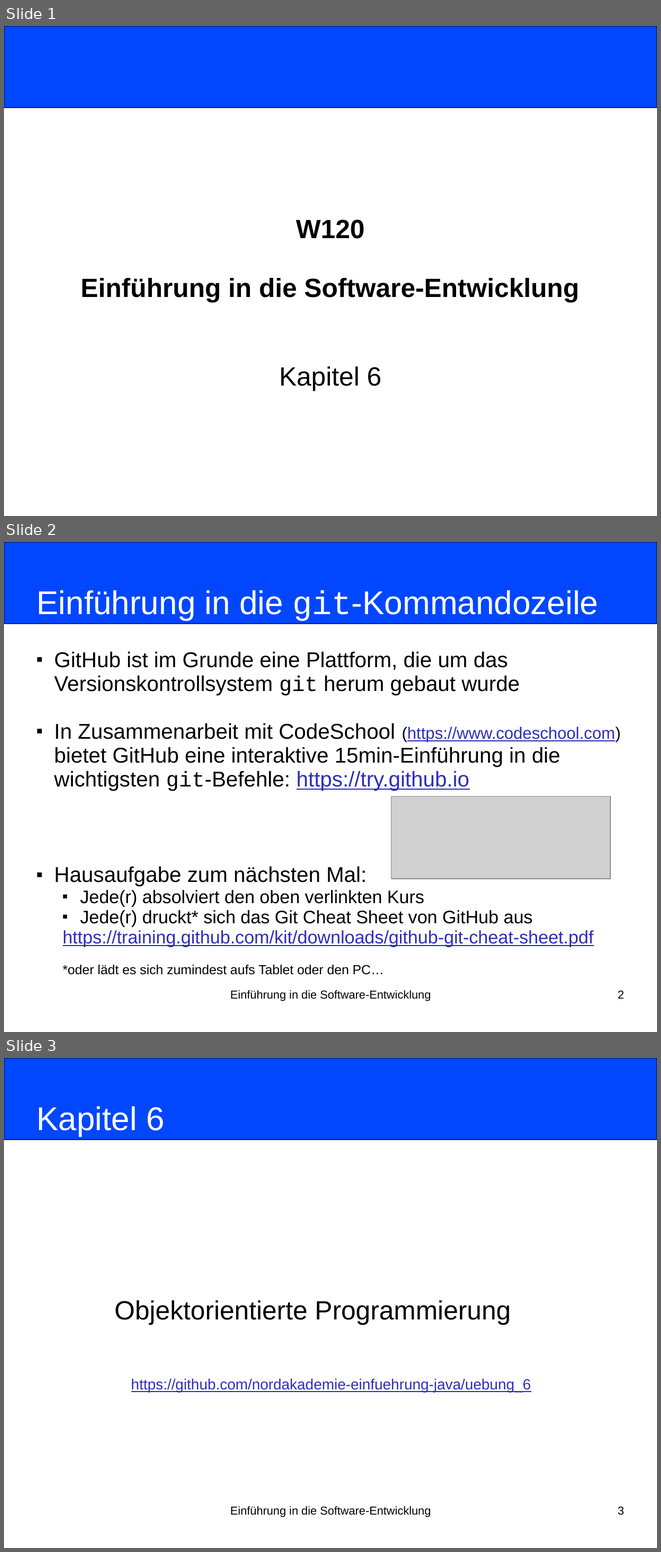
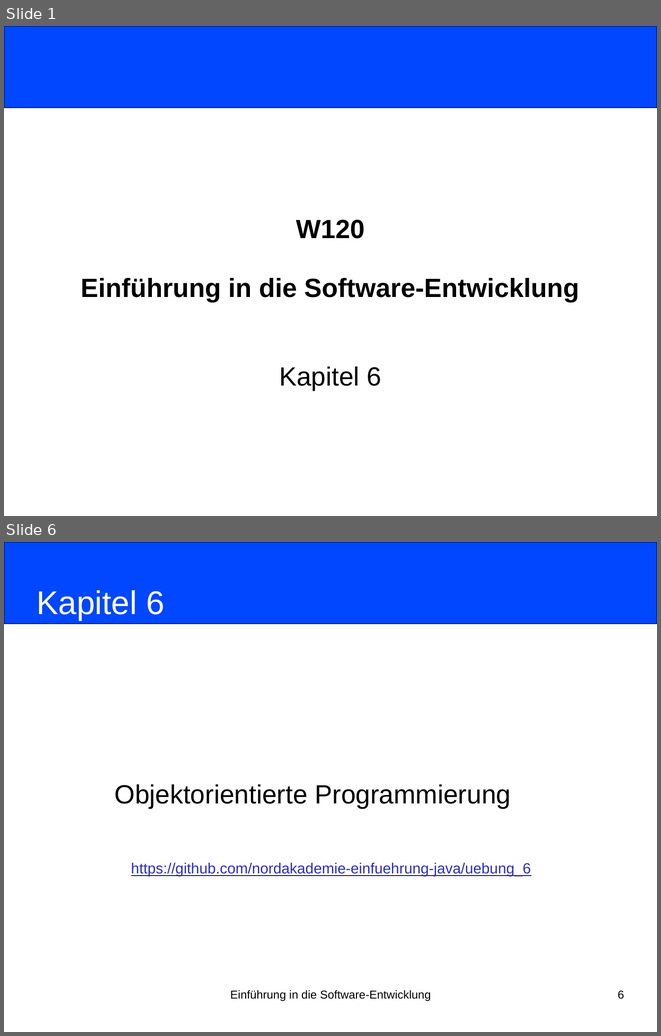
Before and after one commit to nordakademie-einfuehrung-java/vorlesungsskript, a slide deck: folien/Semester_03_Termin_07_Kapitel06.pptx. Shown one above the other, each under a label of ours: slides 1, 2 and 3 before the commit, slides 1 and 6 after it; the slides between them are not shown. The pictures are 661x1552 and 661x1036 pixels, drawn with LibreOffice and Linux fonts; fonts in the diff are those of the drawing; grey boxes stand for pictures. Boxes give left, top, right and bottom in pixels: in the first picture for what was removed or moved away, otherwise in the second. Text is boxed around its words. In the diff, an @@ line names an element or a change of style, - is before the commit and + after.

```diff
--- a/folien/Semester_03_Termin_07_Kapitel06.pptx
+++ b/folien/Semester_03_Termin_07_Kapitel06.pptx
@@ slide 2 removed at bbox=[4, 542, 657, 1032], background #FFFFFF @@
@@ rounded rectangle removed at bbox=[4, 542, 657, 624] @@
@@ title removed at bbox=[37, 590, 598, 621] @@
-Einführung in die git-Kommandozeile
@@ subtitle removed at bbox=[54, 651, 621, 974] @@
-■ GitHub ist im Grunde eine Plattform, die um das Versionskontrollsystem git herum gebaut wurde
-■ In Zusammenarbeit mit CodeSchool (https://www.codeschool.com) bietet GitHub eine interaktive 15min-Einführung in die wichtigsten git-Befehle: https://try.github.io
-■ Hausaufgabe zum nächsten Mal:
-  ■ Jede(r) absolviert den oben verlinkten Kurs
-  ■ Jede(r) druckt* sich das Git Cheat Sheet von GitHub aus
-  https://training.github.com/kit/downloads/github-git-cheat-sheet.pdf
-  *oder lädt es sich zumindest aufs Tablet oder den PC…
@@ picture removed at bbox=[391, 796, 611, 879] @@
@@ text removed at bbox=[230, 990, 431, 1000] @@
-Einführung in die Software-Entwicklung
@@ page number removed at bbox=[618, 990, 624, 998] @@
-2
@@ what was slide 3 is now slide 6 @@
@@ page number at bbox=[618, 990, 624, 999]: text changed @@
-3
+6
```
Also in this commit, not shown: 4 slides added, 1 other file.
